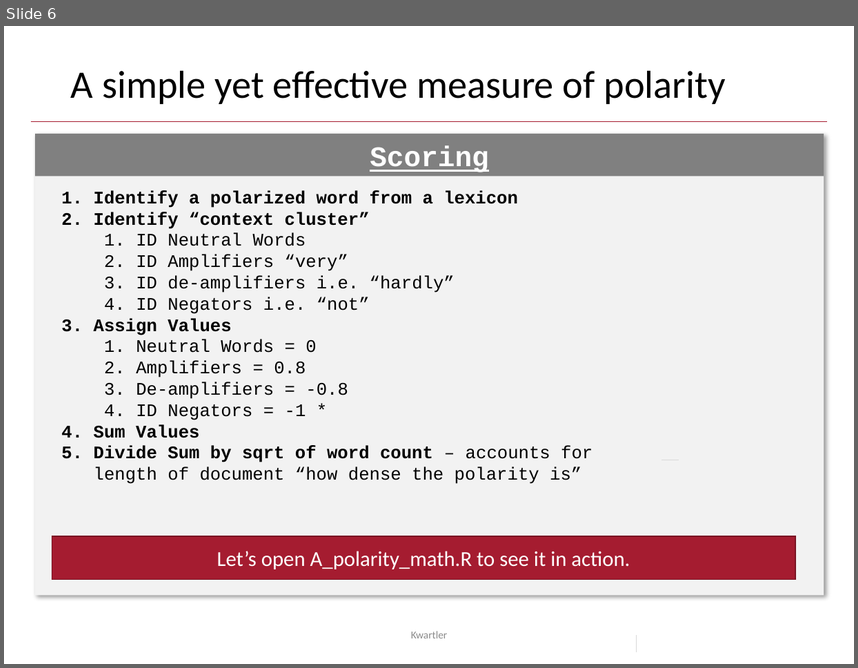
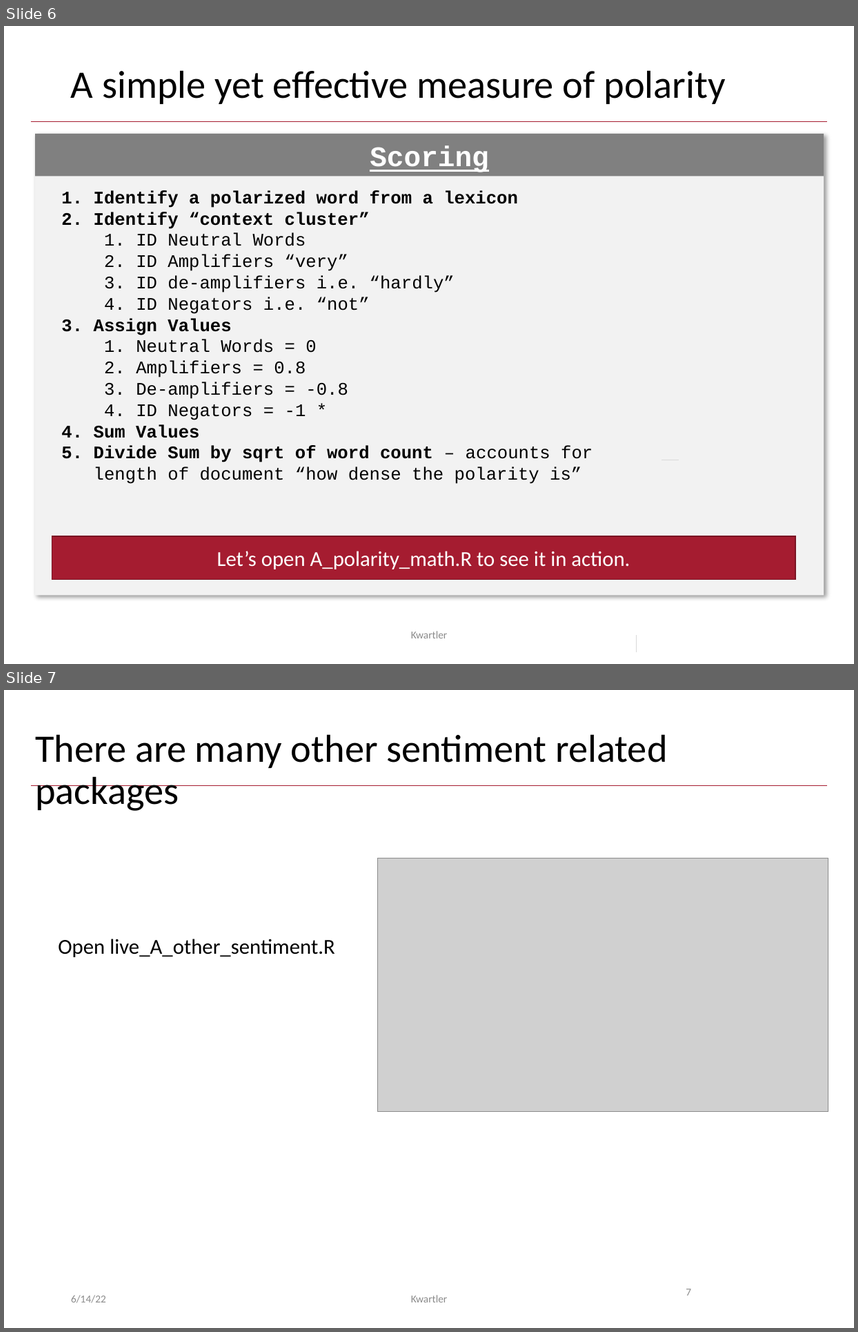
Before and after one commit to kwartler/GSERM_Text_Remote_student, a slide deck: student_lessons/C_Sentiment_Unsupervised/Day3_liveA_SentimentReview.pptx. Shown one above the other, each under a label of ours: slide 6 before the commit, slides 6 and 7 after it. The pictures are 858x668 and 858x1332 pixels, drawn with LibreOffice and Linux fonts; fonts in the diff are those of the drawing; grey boxes stand for pictures; background and template pictures are left out. Boxes give left, top, right and bottom in pixels: in the first picture for what was removed or moved away, otherwise in the second. Text is boxed around its words. In the diff, an @@ line names an element or a change of style, - is before the commit and + after.

```diff
--- a/student_lessons/C_Sentiment_Unsupervised/Day3_liveA_SentimentReview.pptx
+++ b/student_lessons/C_Sentiment_Unsupervised/Day3_liveA_SentimentReview.pptx
@@ slide 7 added at (x1=4, y1=690, x2=854, y2=1328), background #FFFFFF; not listed: 1 template element that a slide beside it also shows @@
@@ title added at (x1=35, y1=734, x2=667, y2=811), 33 pt, text #000000 @@
+There are many other sentiment related packages
@@ picture added at (x1=378, y1=858, x2=829, y2=1112) @@
@@ text added at (x1=58, y1=938, x2=335, y2=957), 18 pt, text #000000 @@
+Open live_A_other_sentiment.R
@@ page number added at (x1=686, y1=1288, x2=691, y2=1295), 9 pt, text #8C8C8C @@
+7
@@ text added at (x1=71, y1=1294, x2=106, y2=1303), 9 pt, text #8C8C8C @@
+6/14/22
@@ text added at (x1=411, y1=1294, x2=448, y2=1302), 9 pt, text #8C8C8C @@
+Kwartler
```
Also in this commit, not shown: 14 slides changed, 1 other slide added, 10 other files.
